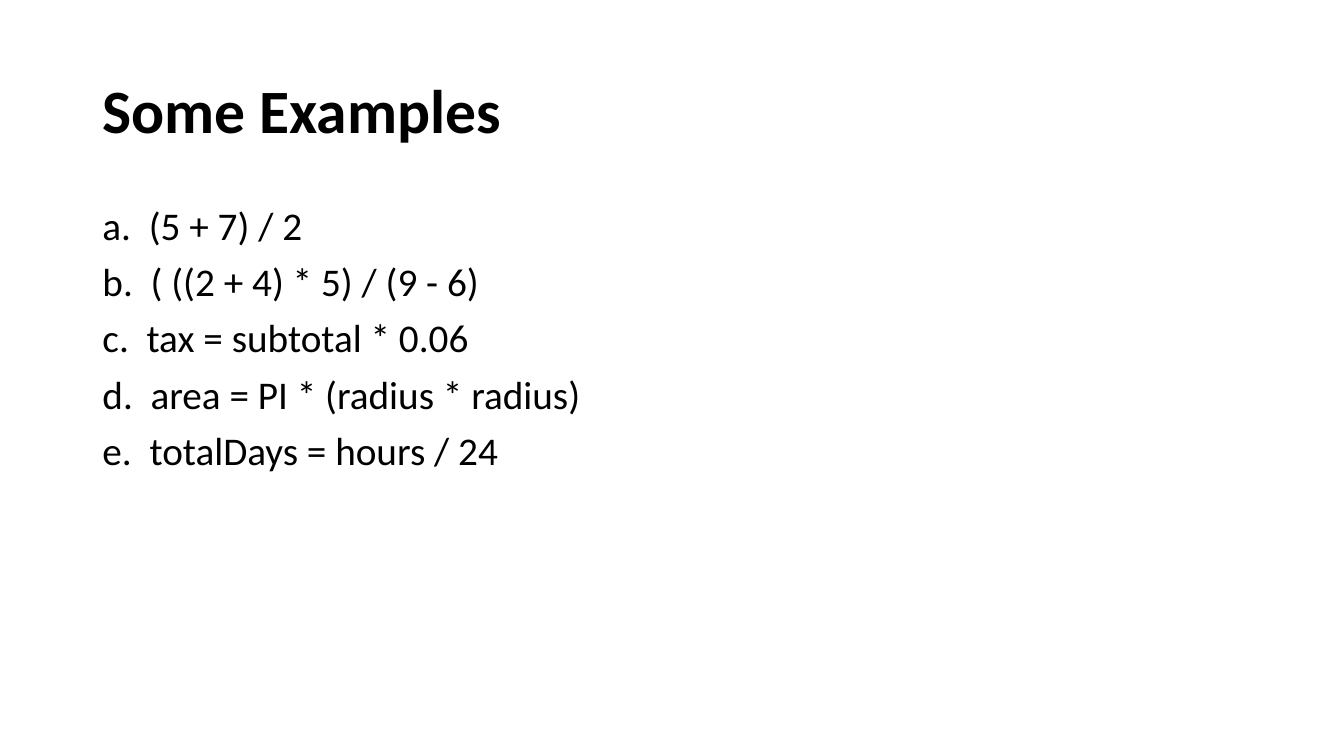
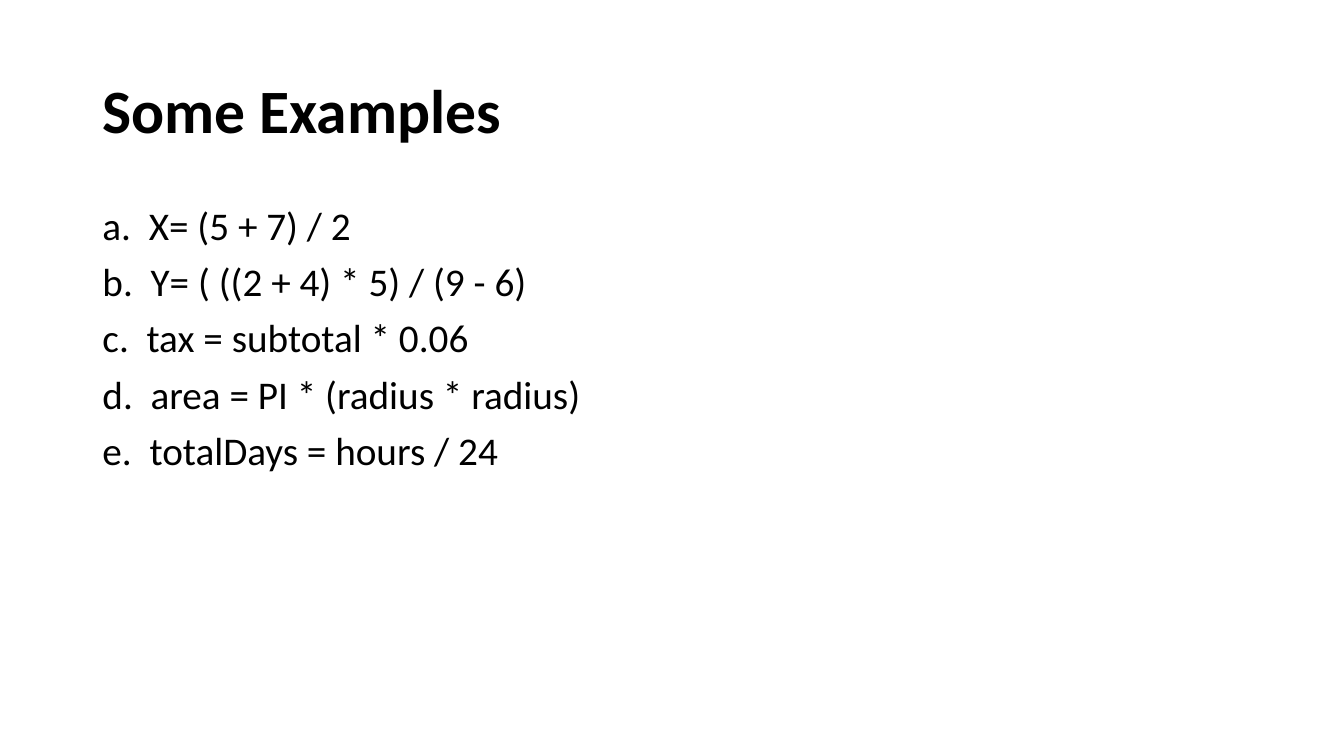
Before and after one commit to HKohin/Python-for-Upward-Bound-Program, a slide deck: slide 6 of PYTHON_5_Operators in Python.pptx. Drawn at 1344x756 pixels with LibreOffice and Linux fonts; fonts in the diff are those of the drawing. Boxes give left, top, right and bottom in pixels: in the first picture for what was removed or moved away, otherwise in the second. Text is boxed around its words. In the diff, an @@ line names an element or a change of style, - is before the commit and + after.

```diff
--- a/PYTHON_5_Operators in Python.pptx
+++ b/PYTHON_5_Operators in Python.pptx
@@ text at bbox=[102, 211, 527, 302]: text changed @@
-a. (5 + 7) / 2
-b. ( ((2 + 4) * 5) / (9 - 6)
+a. X= (5 + 7) / 2
+b. Y= ( ((2 + 4) * 5) / (9 - 6)
```
Also in this commit, not shown: 3 other slides changed, 1 other file.
